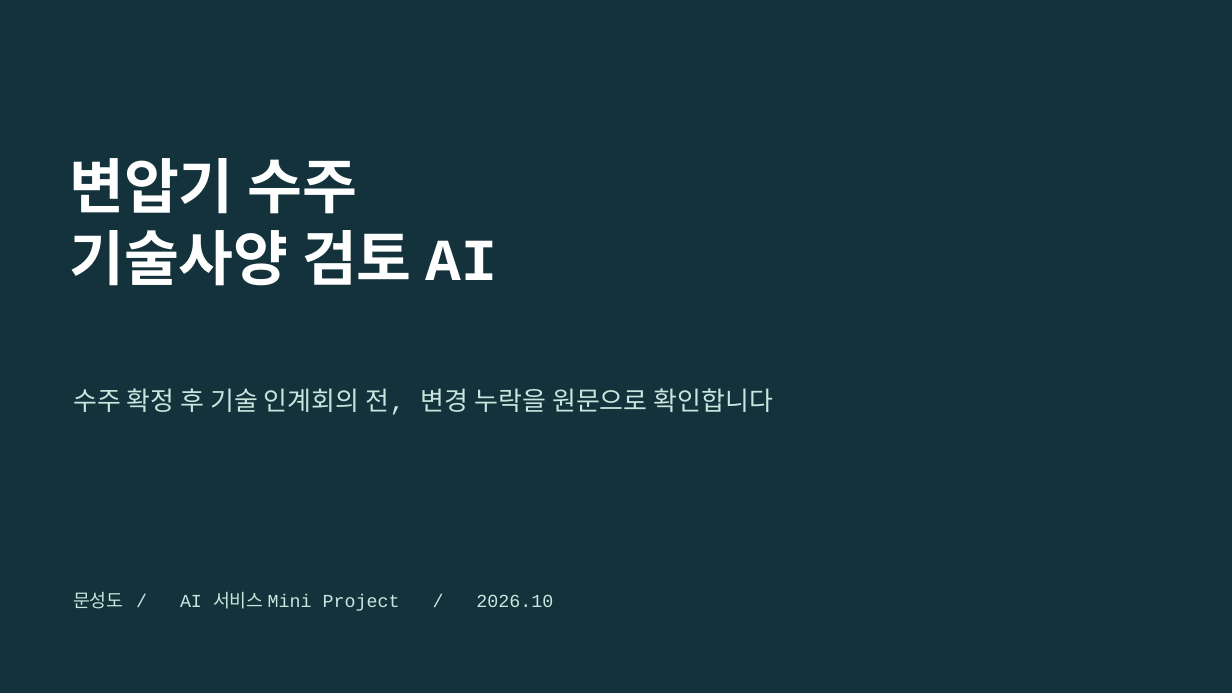
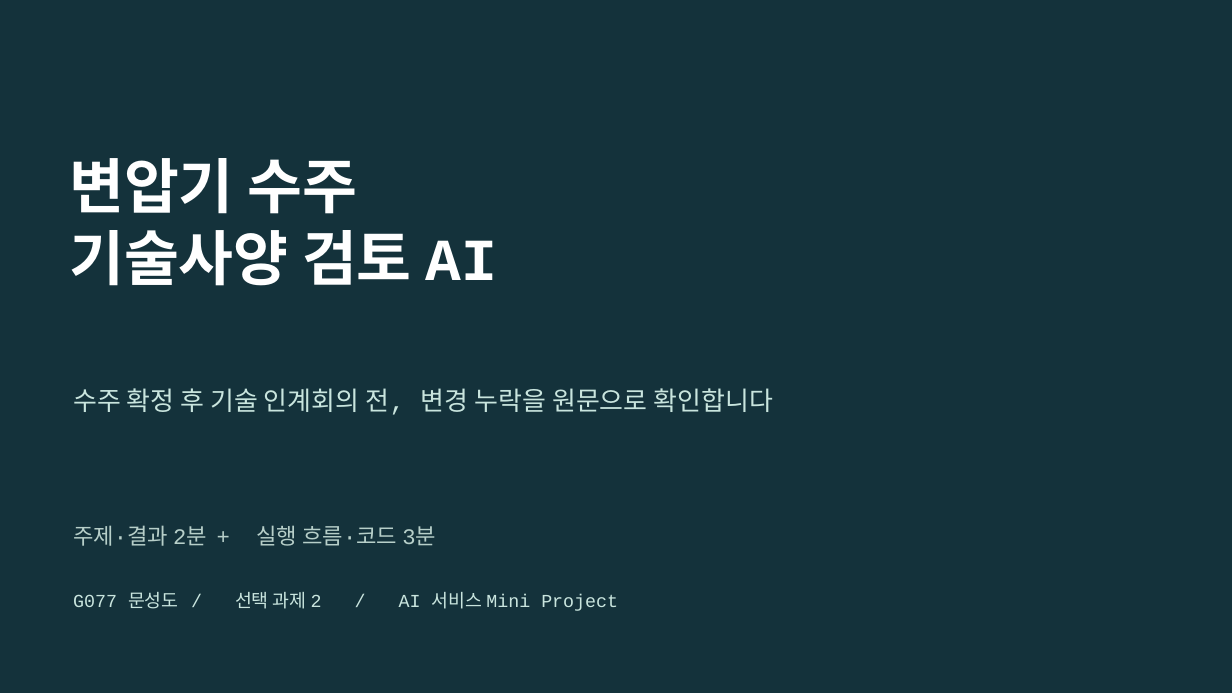
Before and after one commit to seogdo/transformer-spec-review, a slide deck: slide 1 of output/presentations/transformer-spec-review-presentation.pptx. Drawn at 1232x693 pixels with LibreOffice and Linux fonts; fonts in the diff are those of the drawing. Boxes give left, top, right and bottom in pixels: in the first picture for what was removed or moved away, otherwise in the second. Text is boxed around its words. In the diff, an @@ line names an element or a change of style, - is before the commit and + after.

```diff
--- a/output/presentations/transformer-spec-review-presentation.pptx
+++ b/output/presentations/transformer-spec-review-presentation.pptx
@@ text added at (x1=73, y1=525, x2=436, y2=546), 17.2 pt, text #B7CFC9 @@
+주제·결과 2분 + 실행 흐름·코드 3분
@@ text at (x1=73, y1=592, x2=618, y2=611): text changed @@
-문성도 / AI 서비스 Mini Project / 2026.10
+G077 문성도 / 선택 과제 2 / AI 서비스 Mini Project
```
Also in this commit, not shown: 14 other slides changed, 2 slides added, 8 other files.
